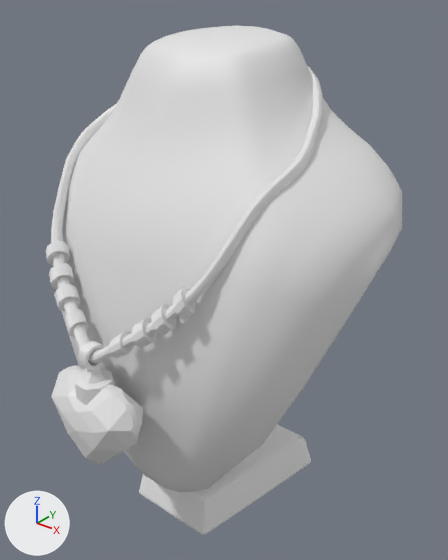
The FBX model Assets/Art/Meshes/Jewelries/Necklace_Statue_2.fbx: old version first, new version second.
The view is the same before and after, from a camera (50 mm lens) standing at (0.469, -0.57, 0.685) and looking at (0.025, -0.016, 0.341). Arrows for +X, +Y and +Z are at lower left; the lights stay in place. Where no turn or scale is listed for an object, it has been applied to the vertices.

The older version as bpy lines, for what is in view:
```python
me_cube_006 = bpy.data.meshes.new('Cube.006')
me_cube_006.from_pydata(...)  # 174 vertices, 172 faces; spans x -0.0257..0.017, y -0.2322..-0.1905, z 0.2612..0.3285
me_diamond_5_001 = bpy.data.meshes.new('Diamond_5.001')
me_diamond_5_001.from_pydata(...)  # 167 vertices, 140 faces; spans x -0.0693..0.0601, y -0.2434..-0.1795, z 0.1598..0.2841
me_mesh_003 = bpy.data.meshes.new('Mesh.003')
me_mesh_003.from_pydata(...)  # 1072 vertices, 1067 faces; spans x -0.229..0.229, y -0.181..0.143, z -0.001..0.636
me_torus_001 = bpy.data.meshes.new('Torus.001')
me_torus_001.from_pydata(...)  # 768 vertices, 768 faces; spans x -0.161..0.152, y -0.218..0.108, z 0.305..0.608
ob_gem_cage_2 = bpy.data.objects.new('Gem_Cage_2', me_cube_006)
ob_gem_cage_2.location = (0.0, 0.0, 0.0)
ob_necklace_gem_2 = bpy.data.objects.new('Necklace_Gem_2', me_diamond_5_001)
ob_necklace_gem_2.location = (0.0, 0.0, 0.0)
ob_necklace_statue_2 = bpy.data.objects.new('Necklace_Statue_2', me_mesh_003)
ob_necklace_statue_2.location = (0.0, 0.0, 0.0)
ob_necklace_string_2 = bpy.data.objects.new('Necklace_String_2', me_torus_001)
ob_necklace_string_2.location = (0.0, 0.0, 0.0)
```
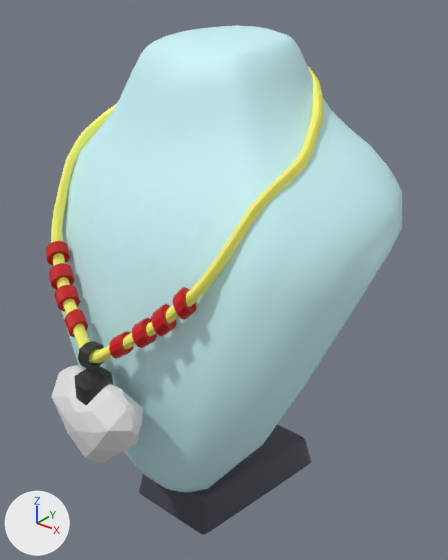
Diff of the bpy script that builds the scene:
```diff
--- a/Assets/Art/Meshes/Jewelries/Necklace_Statue_2.fbx.py
+++ b/Assets/Art/Meshes/Jewelries/Necklace_Statue_2.fbx.py
@@ img_color_palette__diamondfarm__png @@
+img_color_palette__diamondfarm__png = load_image('Color_Palette (diamondfarm).png', '../../Textures/Color_Palette (diamondfarm).png', 1024, 1024, 'sRGB')
@@ mat_diamond_farm_general @@
+mat_diamond_farm_general = principled_material('Diamond_Farm_General')
+mat_diamond_farm_general.texture = img_color_palette__diamondfarm__png
@@ me_cube_006 @@
 me_cube_006.from_pydata(...)  # 174 vertices, 172 faces; spans x -0.0257..0.017, y -0.2322..-0.1905, z 0.2612..0.3285
+me_cube_006.materials.append(mat_diamond_farm_general)  # picture img_color_palette__diamondfarm__png
@@ me_torus_001 @@
 me_torus_001.from_pydata(...)  # 768 vertices, 768 faces; spans x -0.161..0.152, y -0.218..0.108, z 0.305..0.608
+me_torus_001.materials.append(mat_diamond_farm_general)  # picture img_color_palette__diamondfarm__png
@@ me_mesh_003 @@
 me_mesh_003.from_pydata(...)  # 1072 vertices, 1067 faces; spans x -0.229..0.229, y -0.181..0.143, z -0.001..0.636
 # used by ob_necklace_statue_2; location = (0.0, 0.0, 0.0)
+# me_mesh_003 part 1: texture (UV) coordinates of 1067 of 1067 faces, centred in x -0.226..0.226, y -0.179..0.142, z -0.001..0.636, changed; they spanned u 0.0..0.93, v 0.0..0.4 and now span u 0.06..0.19, v 0.17..0.85
+me_mesh_003.materials.append(mat_diamond_farm_general)  # picture img_color_palette__diamondfarm__png
```

Where the change shows, as pixel boxes [x1, y1, x2, y2] in the pictures (448 x 560 px):
'Necklace_Statue_2', recoloured, surface changed (white to cyan)
    both: [61, 26, 402, 534]
'Necklace_String_2', recoloured
    both: [46, 67, 323, 363]
'Gem_Cage_2', recoloured (white to black)
    both: [74, 341, 113, 405]
